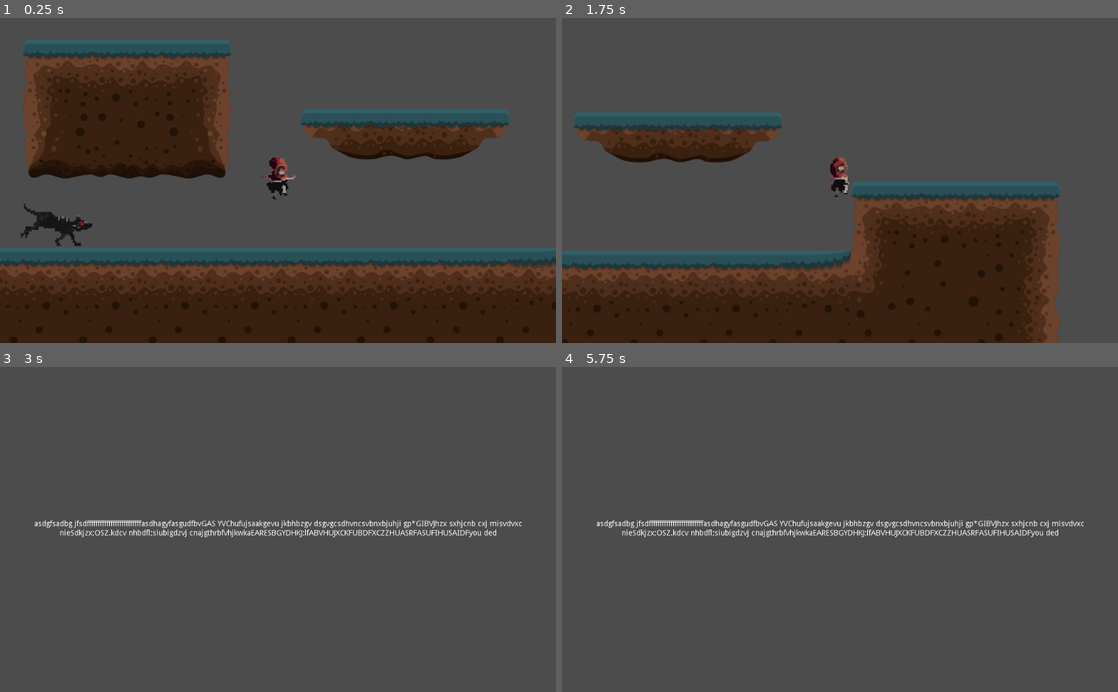
Above: before the commit, frames 1-4 (two rows, left to right).
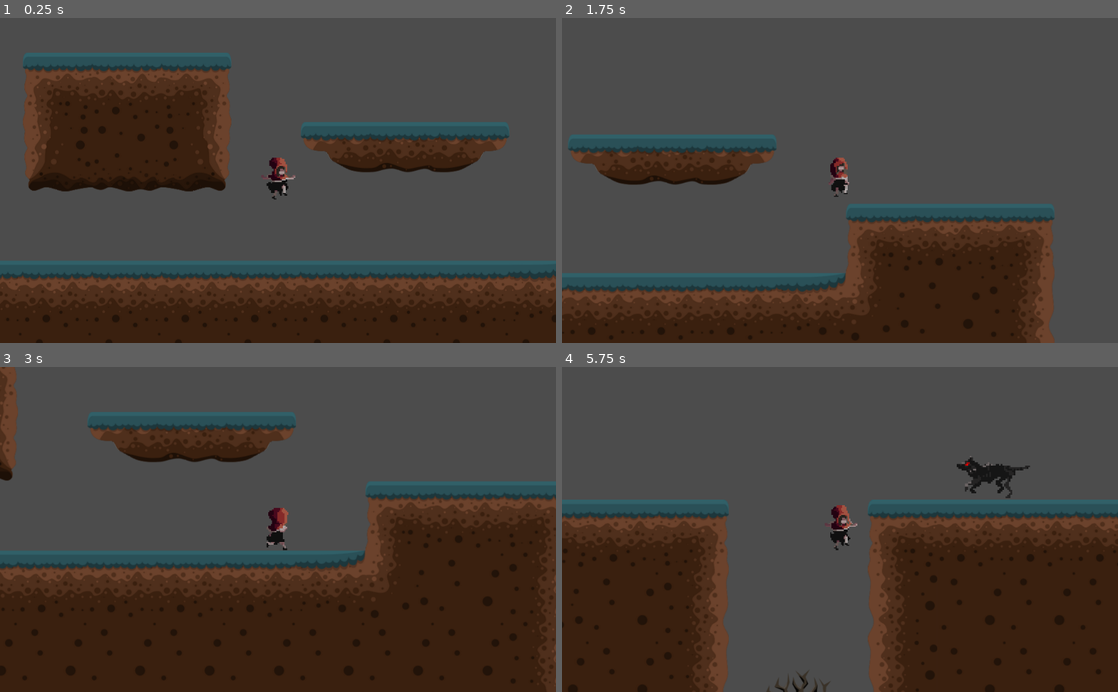
Above: after the commit, the same moments.

Repository: beldonholt/YourMum
Game: Godot game, scene res://Levels/MainLevels/LevelOne.tscn
Two runs of this game, one before a commit and one after it. Both use one fixed random seed, a clock stepped at 60 frames per second and the inputs below.
Inputs:
- Up to frame 1 (0.25 s): no input
- Up to frame 2 (1.75 s): hold Shift (run) 0.53-1.28 s; hold D (right) from 0.53 s (still down); tap W (jump) at 0.77, 1.52 s; tap Shift (run) at 1.35 s
- Up to frame 3 (3 s): release D (right) at 2.03 s; hold A (left) 2.03-2.78 s; hold Shift (run) 2.03-2.78 s; hold D (right) from 2.78 s (still down); tap Shift (run) at 2.85 s
- Up to frame 4 (5.75 s): tap W (jump) at 3.02, 3.77, 4.52 s; hold Shift (run) 3.53-4.28 s; release D (right) at 4.28 s; hold A (left) 4.28-5.03 s; tap Shift (run) at 4.35 s; hold D (right) from 5.03 s (still down); hold Shift (run) from 5.03 s (still down)

The runs differ from the first frame. In frame 1, 24% of the frame differs, in the area x 0-100%, y 6-100%; in frame 2, 21%; in frame 3, 58%, in the area x 0-100%, y 0-100%; in frame 4, 45%.

Commit message:
Movement Update (idle animation plays)
Changed the movement system

Diff:
--- a/Lvl 3 Main progect/BaddieThings/SpikeBush.tscn
+++ b/Lvl 3 Main progect/BaddieThings/SpikeBush.tscn
@@ -3,7 +3,7 @@
 [ext_resource path="res://GraveyardTilesetNew/png/Objects/DeadBush.png" type="Texture" id=1]
 
 [sub_resource type="RectangleShape2D" id=1]
-extents = Vector2( 68.9627, 36.3363 )
+extents = Vector2( 58.3151, 29.4932 )
 
 [node name="SpikeBush" type="Node2D"]
 
--- a/Lvl 3 Main progect/Levels/MainLevels/LevelOne.tscn
+++ b/Lvl 3 Main progect/Levels/MainLevels/LevelOne.tscn
@@ -414,4 +414,4 @@
 position = Vector2( 1540.41, 477.873 )
 
 [node name="Wolf" parent="." instance=ExtResource( 17 )]
-position = Vector2( 52.7563, 171.601 )
+position = Vector2( 2214.62, -153.913 )
--- a/Lvl 3 Main progect/PlayerStuff/Player.gd
+++ b/Lvl 3 Main progect/PlayerStuff/Player.gd
@@ -9,12 +9,12 @@
 var SpriteDireaction
 #const = constant (wont change/ fixed)
 
-const JUMPFORCE = -600
-const GRAVITY = 30
+const JUMPFORCE = -1000
+var GRAVITY = 40
 
 #func _physics_process(delta): does fucion at games refressh rate (60fps)
 func _physics_process(_delta):
-	if velocity.x == 0 and velocity.y == 0:
+	if velocity == Vector2(0,0):
 		$AnimationPlayer.play("Idle")
 	#Sprint Code
 	if Input.is_action_just_pressed("run") and SprintYes == true:
@@ -23,13 +23,16 @@
 		print("start")
 	if Input.is_action_pressed("run") and SprintYes == false:
 		SpeedBonus = 0
+	if Input.is_action_just_pressed("ui_down"):
+		velocity.y += 9000
 
 
 	#Checks if "D" is pressed
 	if Input.is_action_pressed("right"):
 		#moves the player by the constant speed to the right
 		velocity.x = SPEED +SpeedBonus
-		if is_on_floor():
+		if is_on_floor() and $AnimationPlayer.current_animation != "Walk":
+			print("nice",$AnimationPlayer.current_animation)
 			$AnimationPlayer.play("Walk")
 		get_node( "Sprite" ).set_flip_h( false )
 		SpriteDireaction = false
@@ -39,7 +42,8 @@
 	#Checks id "A" is pressed
 	elif Input.is_action_pressed("left"):
 		velocity.x = -SPEED -SpeedBonus
-		if is_on_floor():
+		if is_on_floor() and $AnimationPlayer.current_animation != "Walk":
+			print("nice",$AnimationPlayer.current_animation)
 			$AnimationPlayer.play("Walk")
 		get_node( "Sprite" ).set_flip_h( true )
 		SpriteDireaction = true
@@ -49,7 +53,7 @@
 
 
 	#simulating Gravity with acceleration
-	velocity.y = velocity.y + GRAVITY
+	velocity.y += GRAVITY
 	#print(velocity.y)
 
 	#Player jump input
@@ -74,7 +78,7 @@
 	velocity = move_and_slide(velocity,Vector2.UP)
 
 	#player slows down when key not pressed
-	velocity.x = lerp(velocity.x,0,0.1)
+	velocity = velocity.move_toward(Vector2(0,0),25)
 
 
 
--- a/Lvl 3 Main progect/PlayerStuff/Player.tscn
+++ b/Lvl 3 Main progect/PlayerStuff/Player.tscn
@@ -135,4 +135,3 @@
 [connection signal="timeout" from="Sprint_timer" to="." method="_on_Sprint_timer_timeout"]
 [connection signal="timeout" from="Sprint_CoolDown" to="." method="_on_Sprint_CoolDown_timeout"]
 [connection signal="area_entered" from="Area2D" to="." method="_on_Area2D_area_entered"]
-[connection signal="animation_finished" from="AnimationPlayer" to="." method="_on_AnimationPlayer_animation_finished"]
Binary file added: Lvl 3 Main progect/Background/parallax-mountain-bg.png
Not shown, added: Lvl 3 Main progect/Background/parallax-mountain-bg.png.import
Binary file added: Lvl 3 Main progect/Background/parallax-mountain-foreground-trees.png
Not shown, added: Lvl 3 Main progect/Background/parallax-mountain-foreground-trees.png.import
Binary file added: Lvl 3 Main progect/Background/parallax-mountain-montain-far.png
Not shown, added: Lvl 3 Main progect/Background/parallax-mountain-montain-far.png.import
Binary file added: Lvl 3 Main progect/Background/parallax-mountain-mountains.png
Not shown, added: Lvl 3 Main progect/Background/parallax-mountain-mountains.png.import
Binary file added: Lvl 3 Main progect/Background/parallax-mountain-trees.png
Not shown, added: Lvl 3 Main progect/Background/parallax-mountain-trees.png.import
